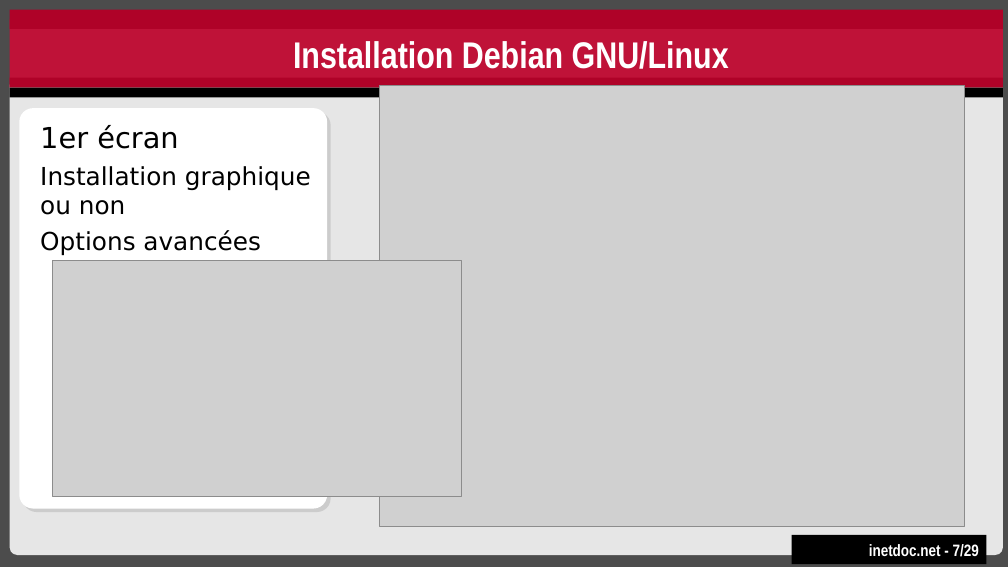
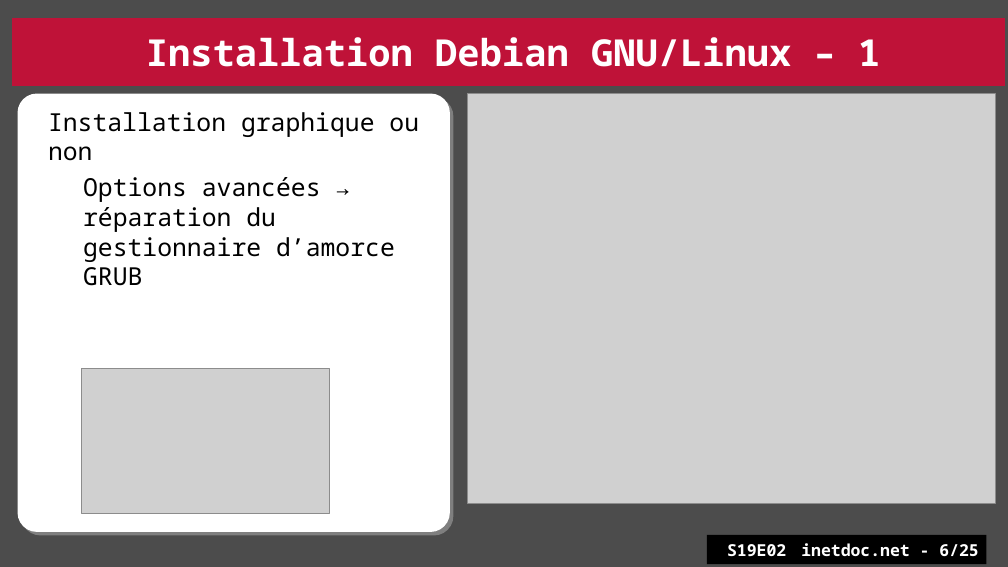
Before and after one commit to platu/inetdoc, a slide deck: slide 6 of presentations/sysadm-base-2/sysadm-base-2.odp (slide 7 before the commit). Drawn at 1008x567 pixels with LibreOffice and Linux fonts; fonts in the diff are those of the drawing; grey boxes stand for pictures. Boxes give left, top, right and bottom in pixels: in the first picture for what was removed or moved away, otherwise in the second. Text is boxed around its words. In the diff, an @@ line names an element or a change of style, - is before the commit and + after.

```diff
--- a/presentations/sysadm-base-2/sysadm-base-2.odp
+++ b/presentations/sysadm-base-2/sysadm-base-2.odp
@@ rectangle removed at (10, 10, 1004, 29) @@
@@ text in rectangle at (146, 37, 880, 67): text changed; font Arial Narrow to Noto Sans Mono @@
-Installation Debian GNU/Linux
+Installation Debian GNU/Linux – 1
@@ rounded rectangle removed at (10, 78, 1004, 555) @@
@@ rectangle removed at (10, 78, 1004, 88) @@
@@ rectangle removed at (10, 88, 1004, 97) @@
@@ freeform shape "Installation graphique ou non": place and size @@
-freeform shape "Installation graphique ou non" at (19, 108, 327, 508)
+freeform shape "Installation graphique ou non" at (18, 94, 451, 532)
@@ text in freeform shape at (48, 112, 423, 161): font DejaVu Sans to Noto Sans Mono in "Installation graphique ou non"; list level 3 to 1 in "Installation graphique ou non" @@
@@ picture: place and size @@
-picture at (380, 85, 964, 526)
+picture at (468, 94, 995, 503)
@@ text in freeform shape at (44, 125, 178, 149): paragraph removed @@
-■ 1er écran
@@ text in freeform shape at (83, 177, 395, 286): text changed; font DejaVu Sans to Noto Sans Mono @@
-    ■ Options avancées
+    ■ Options avancées → réparation du gestionnaire d’amorce GRUB
@@ picture: place and size @@
-picture at (53, 261, 462, 497)
+picture at (82, 368, 329, 513)
@@ rectangle: place and size @@
-rectangle at (792, 534, 986, 563)
+rectangle at (707, 534, 986, 563)
@@ text in rectangle at (727, 543, 978, 556): text changed; font Arial Narrow to Noto Sans Mono @@
-inetdoc.net - 7/29
+S19E02 inetdoc.net - 6/25
```
Also in this commit, not shown: 9 other slides changed, 15 slides added, 19 slides removed.
